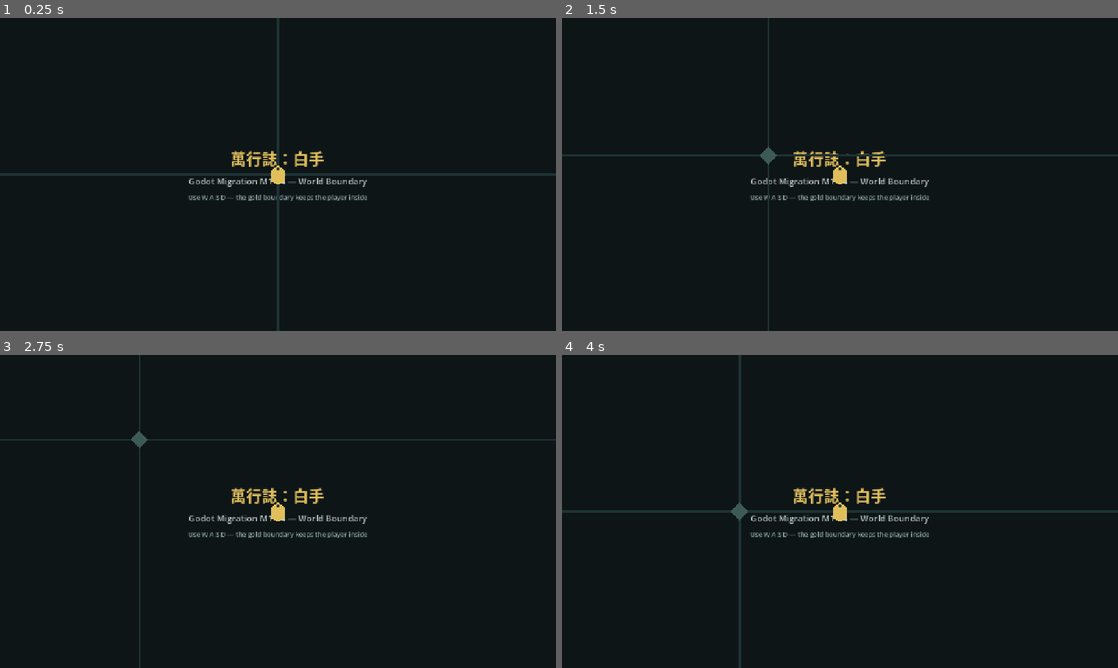
Above: before the commit, frames 1-4 (two rows, left to right).
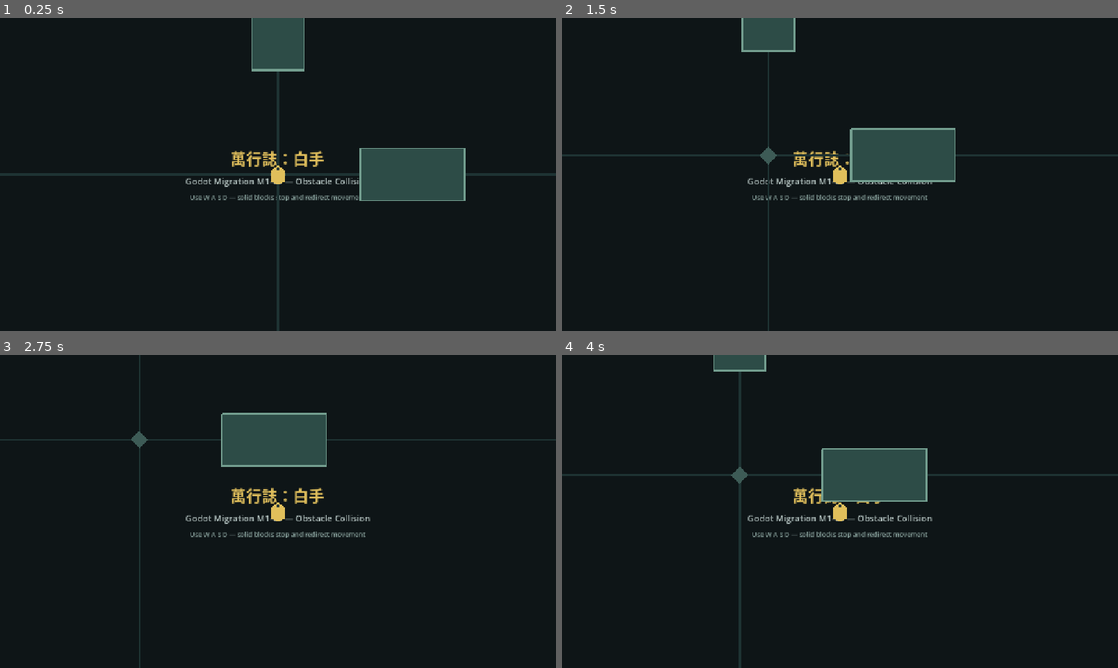
Above: after the commit, the same moments.

Repository: 8tdgdvs26d-netizen/project-gersang-mobile
Game: Godot game, scene res://scenes/main.tscn
Two runs of this game, one before a commit and one after it. Both use one fixed random seed, a clock stepped at 60 frames per second and the inputs below.
Inputs:
- Up to frame 1 (0.25 s): no input
- Up to frame 2 (1.5 s): tap Enter at 0.5 s; hold D (move_right) 0.53-1.28 s; hold S (move_down) from 1.28 s (still down)
- Up to frame 3 (2.75 s): release S (move_down) at 2.03 s; hold D (move_right) from 2.03 s (still down)
- Up to frame 4 (4 s): release D (move_right) at 2.78 s; hold W (move_up) 2.78-3.53 s; hold A (move_left) from 3.53 s (still down)

The runs differ from the first frame. In frame 1, 5.5% of the frame differs, in the area x 33-84%, y 0-59%; in frame 2, 4.9%; in frame 3, 4.0%; in frame 4, 6.0%, in the area x 0-100%, y 0-59%.

Commit message:
feat(godot): add M1-05 obstacle collision

Diff:
--- a/godot/scenes/main.tscn
+++ b/godot/scenes/main.tscn
@@ -1,8 +1,9 @@
-[gd_scene load_steps=4 format=3]
+[gd_scene load_steps=5 format=3]
 
 [ext_resource type="Script" path="res://scripts/main.gd" id="1_main"]
 [ext_resource type="PackedScene" path="res://scenes/player.tscn" id="2_player"]
 [ext_resource type="Script" path="res://scripts/world_boundary.gd" id="3_boundary"]
+[ext_resource type="PackedScene" path="res://scenes/obstacle.tscn" id="4_obstacle"]
 
 [node name="Main" type="Node2D"]
 script = ExtResource("1_main")
@@ -24,6 +25,13 @@
 
 [node name="WorldBoundary" type="Node2D" parent="."]
 script = ExtResource("3_boundary")
+
+[node name="RightObstacle" parent="." instance=ExtResource("4_obstacle")]
+position = Vector2(950, 500)
+
+[node name="UpperObstacle" parent="." instance=ExtResource("4_obstacle")]
+position = Vector2(640, 140)
+rotation = 1.5708
 
 [node name="Player" parent="." instance=ExtResource("2_player")]
 position = Vector2(640, 500)
@@ -59,11 +67,11 @@
 [node name="Subtitle" type="Label" parent="Interface/Content/Status"]
 theme_override_colors/font_color = Color(0.73, 0.79, 0.78, 1)
 theme_override_font_sizes/font_size = 20
-text = "Godot Migration M1-04 — World Boundary"
+text = "Godot Migration M1-05 — Obstacle Collision"
 horizontal_alignment = 1
 
 [node name="Scope" type="Label" parent="Interface/Content/Status"]
 theme_override_colors/font_color = Color(0.55, 0.65, 0.63, 1)
 theme_override_font_sizes/font_size = 15
-text = "Use W A S D — the gold boundary keeps the player inside"
+text = "Use W A S D — solid blocks stop and redirect movement"
 horizontal_alignment = 1
--- /dev/null
+++ b/godot/scenes/obstacle.tscn
@@ -0,0 +1,18 @@
+[gd_scene load_steps=2 format=3]
+
+[sub_resource type="RectangleShape2D" id="RectangleShape2D_obstacle"]
+size = Vector2(240, 120)
+
+[node name="Obstacle" type="StaticBody2D"]
+
+[node name="Placeholder" type="Polygon2D" parent="."]
+polygon = PackedVector2Array(-120, -60, 120, -60, 120, 60, -120, 60)
+color = Color(0.18, 0.3, 0.28, 1)
+
+[node name="Outline" type="Line2D" parent="."]
+points = PackedVector2Array(-120, -60, 120, -60, 120, 60, -120, 60, -120, -60)
+width = 4.0
+default_color = Color(0.45, 0.62, 0.56, 1)
+
+[node name="CollisionShape" type="CollisionShape2D" parent="."]
+shape = SubResource("RectangleShape2D_obstacle")
--- a/godot/scenes/player.tscn
+++ b/godot/scenes/player.tscn
@@ -1,6 +1,9 @@
-[gd_scene load_steps=2 format=3]
+[gd_scene load_steps=3 format=3]
 
 [ext_resource type="Script" path="res://scripts/player.gd" id="1_player"]
+
+[sub_resource type="RectangleShape2D" id="RectangleShape2D_player"]
+size = Vector2(32, 48)
 
 [node name="Player" type="CharacterBody2D"]
 script = ExtResource("1_player")
@@ -13,5 +16,8 @@
 polygon = PackedVector2Array(0, -18, 5, -9, -5, -9)
 color = Color(0.18, 0.24, 0.23, 1)
 
+[node name="CollisionShape" type="CollisionShape2D" parent="."]
+shape = SubResource("RectangleShape2D_player")
+
 [node name="Camera" type="Camera2D" parent="."]
 enabled = true
--- a/godot/scripts/main.gd
+++ b/godot/scripts/main.gd
@@ -1,7 +1,7 @@
 extends Node2D
 
-const BOOTSTRAP_VERSION := "M1-04"
+const BOOTSTRAP_VERSION := "M1-05"
 
 
 func _ready() -> void:
-	print("Myrial: Unwritten ", BOOTSTRAP_VERSION, " world boundary ready")
+	print("Myrial: Unwritten ", BOOTSTRAP_VERSION, " obstacle collision ready")
--- /dev/null
+++ b/godot/tests/verify_m1_05.gd
@@ -0,0 +1,29 @@
+extends SceneTree
+
+
+func _init() -> void:
+	_run.call_deferred()
+
+
+func _run() -> void:
+	var main_scene := load("res://scenes/main.tscn") as PackedScene
+	assert(main_scene != null, "Main scene must load")
+
+	var main := main_scene.instantiate()
+	root.add_child(main)
+	var player := main.get_node("Player") as CharacterBody2D
+	var player_shape := player.get_node("CollisionShape") as CollisionShape2D
+	var obstacle := main.get_node("RightObstacle") as StaticBody2D
+	var obstacle_shape := obstacle.get_node("CollisionShape") as CollisionShape2D
+	assert(player_shape.shape is RectangleShape2D)
+	assert(obstacle_shape.shape is RectangleShape2D)
+
+	Input.action_press("move_right")
+	for frame in range(120):
+		await physics_frame
+	Input.action_release("move_right")
+
+	assert(player.global_position.x > 800.0, "Player must move toward the obstacle")
+	assert(player.global_position.x <= 814.1, "Player must not pass through the obstacle")
+	print("M1-05 obstacle collision verification passed")
+	quit()
Not shown, changed: godot/README.md
